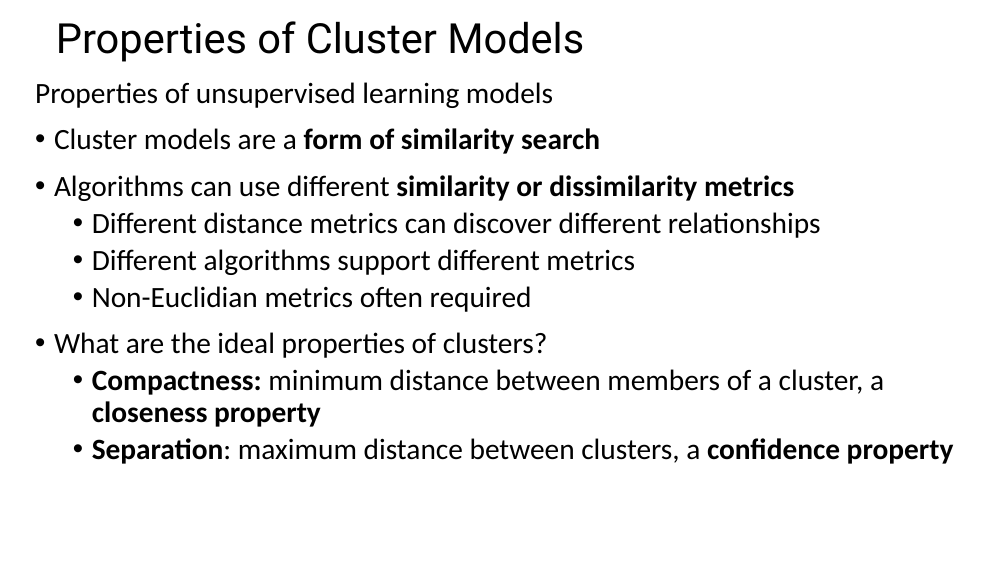
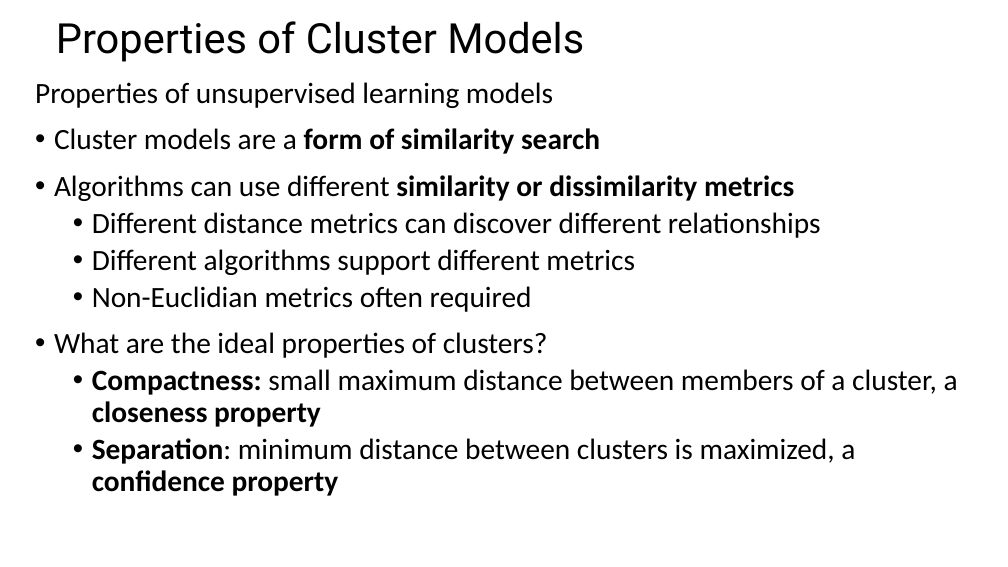
Before and after one commit to TimBohlemann/CSCI-E-108, a slide deck: slide 10 of slides/8_IntroductionToClustering_Part1.pptx. Drawn at 1008x567 pixels with LibreOffice and Linux fonts; fonts in the diff are those of the drawing. Boxes give left, top, right and bottom in pixels: in the first picture for what was removed or moved away, otherwise in the second. Text is boxed around its words. In the diff, an @@ line names an element or a change of style, - is before the commit and + after.

Commit message:
Corrected typos from lecture

```diff
--- a/slides/8_IntroductionToClustering_Part1.pptx
+++ b/slides/8_IntroductionToClustering_Part1.pptx
@@ text at [92, 369, 958, 496]: text changed @@
-  • Compactness: minimum distance between members of a cluster, a closeness property
-  • Separation: maximum distance between clusters, a confidence property
+  • Compactness: small maximum distance between members of a cluster, a closeness property
+  • Separation: minimum distance between clusters is maximized, a confidence property
```
Also in this commit, not shown: 2 other slides changed.
